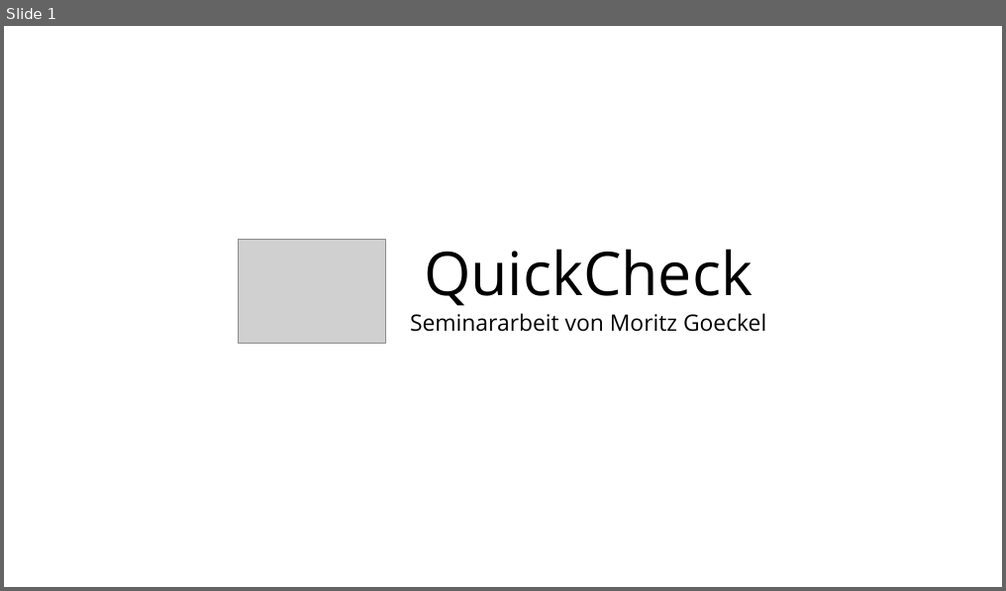
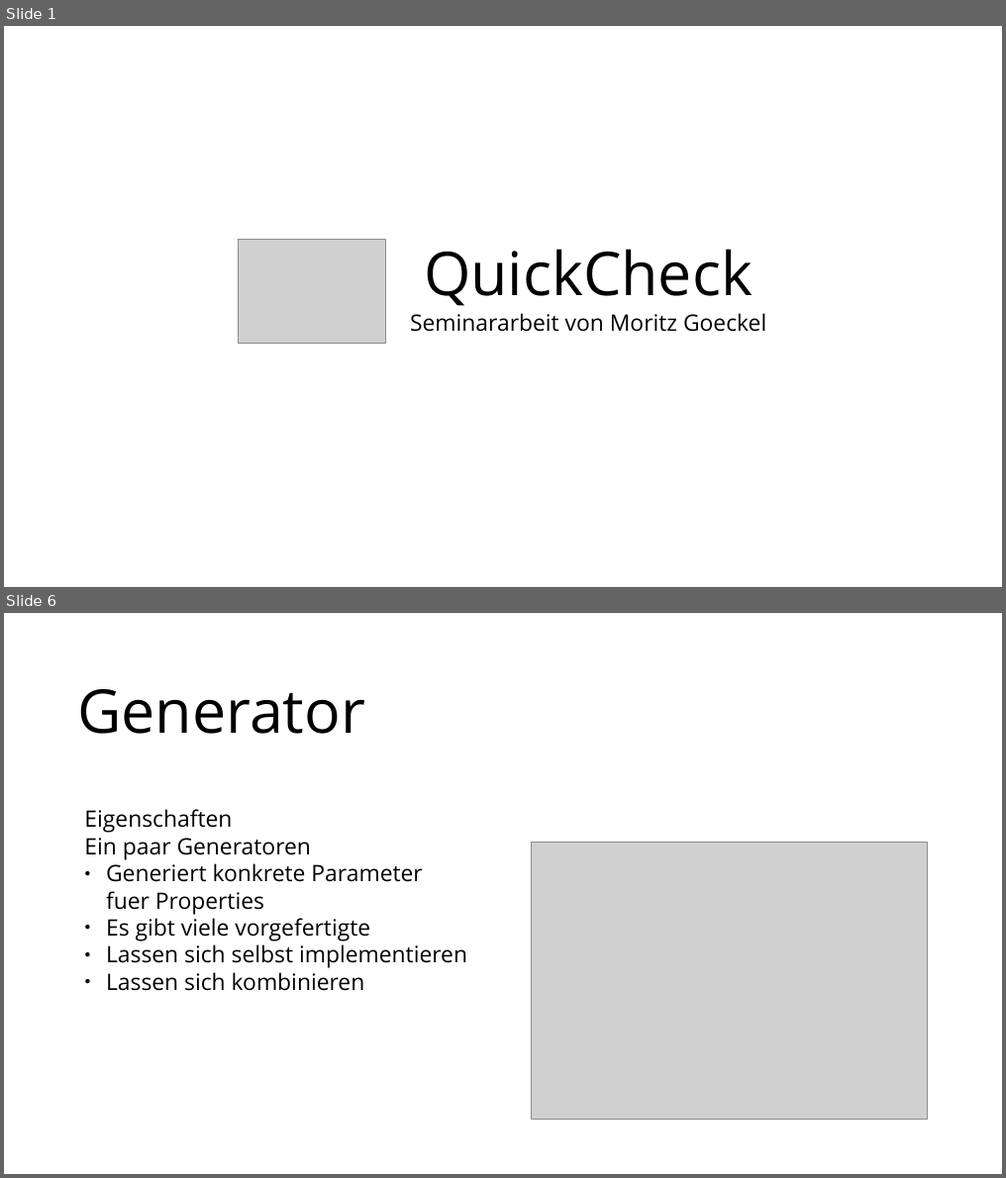
Before and after one commit to MoritzGoeckel/QuickCheck_Experiments, a slide deck: Praesentation.odp. Shown one above the other, each under a label of ours: slide 1 before the commit, slides 1 and 6 after it; the slides between them are not shown. The pictures are 1006x591 and 1006x1178 pixels, drawn with LibreOffice and Linux fonts; fonts in the diff are those of the drawing; grey boxes stand for pictures. Boxes give left, top, right and bottom in pixels: in the first picture for what was removed or moved away, otherwise in the second. Text is boxed around its words. In the diff, an @@ line names an element or a change of style, - is before the commit and + after.

```diff
--- a/Praesentation.odp
+++ b/Praesentation.odp
@@ slide 6 added at bbox=[4, 613, 1002, 1174], background #FFFFFF @@
@@ text added at bbox=[77, 689, 365, 734], 48 pt, text #000000 @@
+Generator
@@ text added at bbox=[84, 809, 467, 991], 18 pt, text #000000 @@
+Eigenschaften Ein paar Generatoren
+● Generiert konkrete Parameter
+  fuer Properties
+● Es gibt viele vorgefertigte
+● Lassen sich selbst implementieren
+● Lassen sich kombinieren
@@ picture added at bbox=[531, 842, 927, 1119] @@
```
Also in this commit, not shown: 5 slides changed, 6 other slides added, 4 slides removed, 12 other files.
